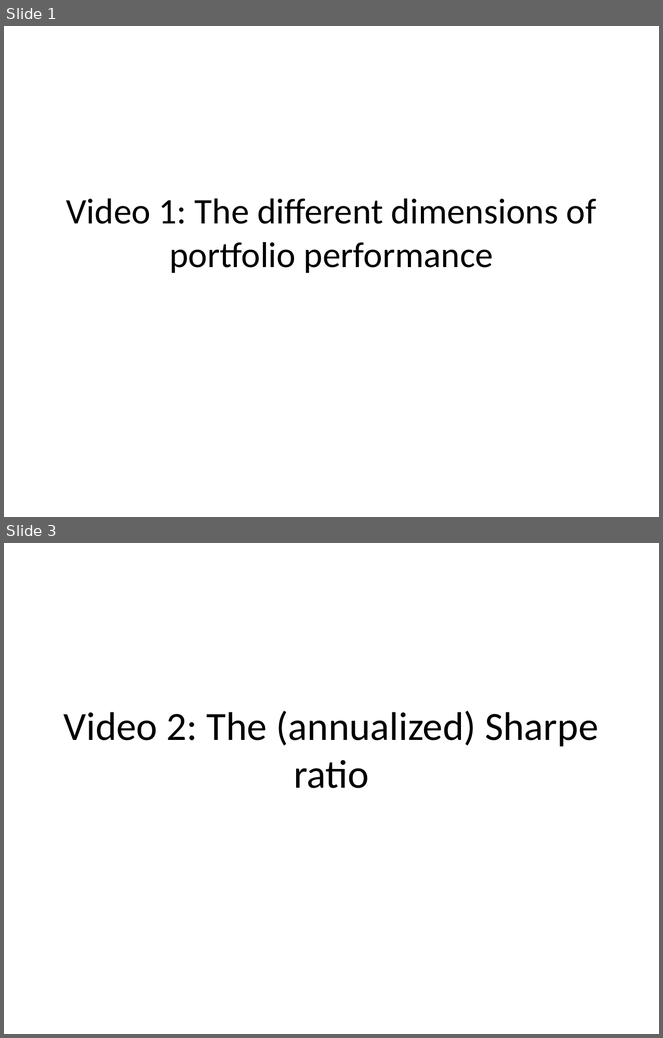
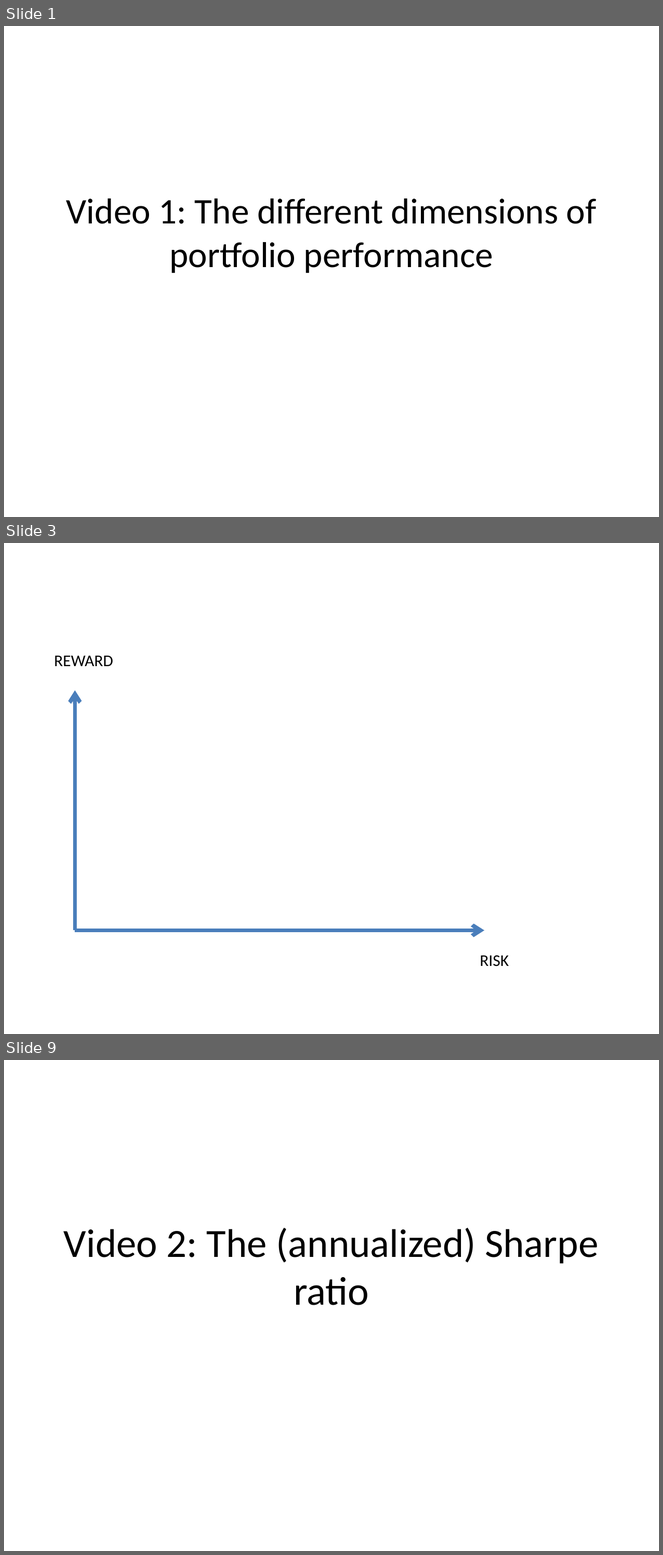
Before and after one commit to saciestudio/courses-intro-portfolio-analysis, a slide deck: scripts/Chapter2.pptx. Shown one above the other, each under a label of ours: slides 1 and 3 before the commit, slides 1, 3 and 9 after it; the slides between them are not shown. The pictures are 663x1038 and 663x1555 pixels, drawn with LibreOffice and Linux fonts; fonts in the diff are those of the drawing. Boxes give left, top, right and bottom in pixels: in the first picture for what was removed or moved away, otherwise in the second. Text is boxed around its words. In the diff, an @@ line names an element or a change of style, - is before the commit and + after.

```diff
--- a/scripts/Chapter2.pptx
+++ b/scripts/Chapter2.pptx
@@ slide 3 added at [4, 543, 659, 1034], background #FFFFFF @@
@@ text added at [54, 655, 113, 666], 18 pt, text #000000 @@
+REWARD
@@ arrow added from (75, 931) to (75, 691), #4B7EBC 4.25 pt @@
@@ arrow added from (75, 931) to (484, 931), #4B7EBC 4.25 pt @@
@@ text added at [480, 955, 509, 967], 18 pt, text #000000 @@
+RISK
@@ what was slide 3 is now slide 9 @@
```
Also in this commit, not shown: 7 other slides added, 1 other file.
